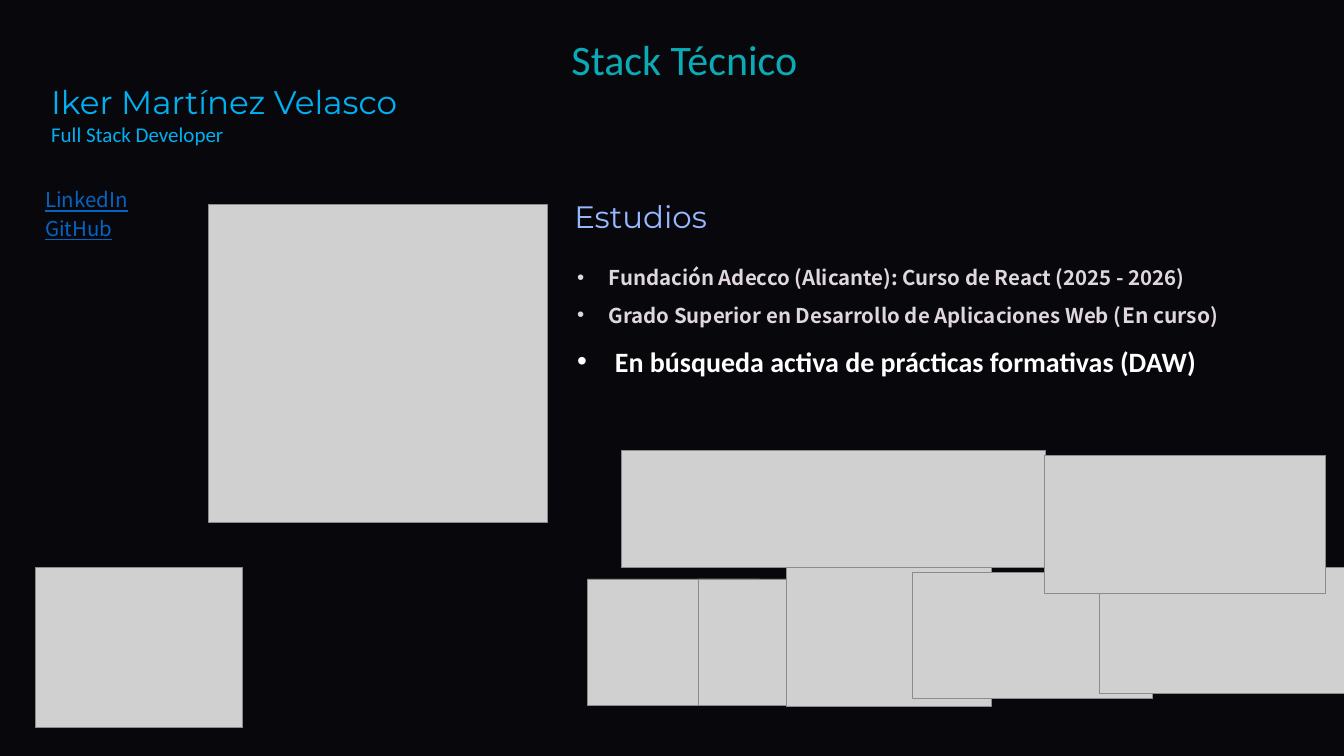
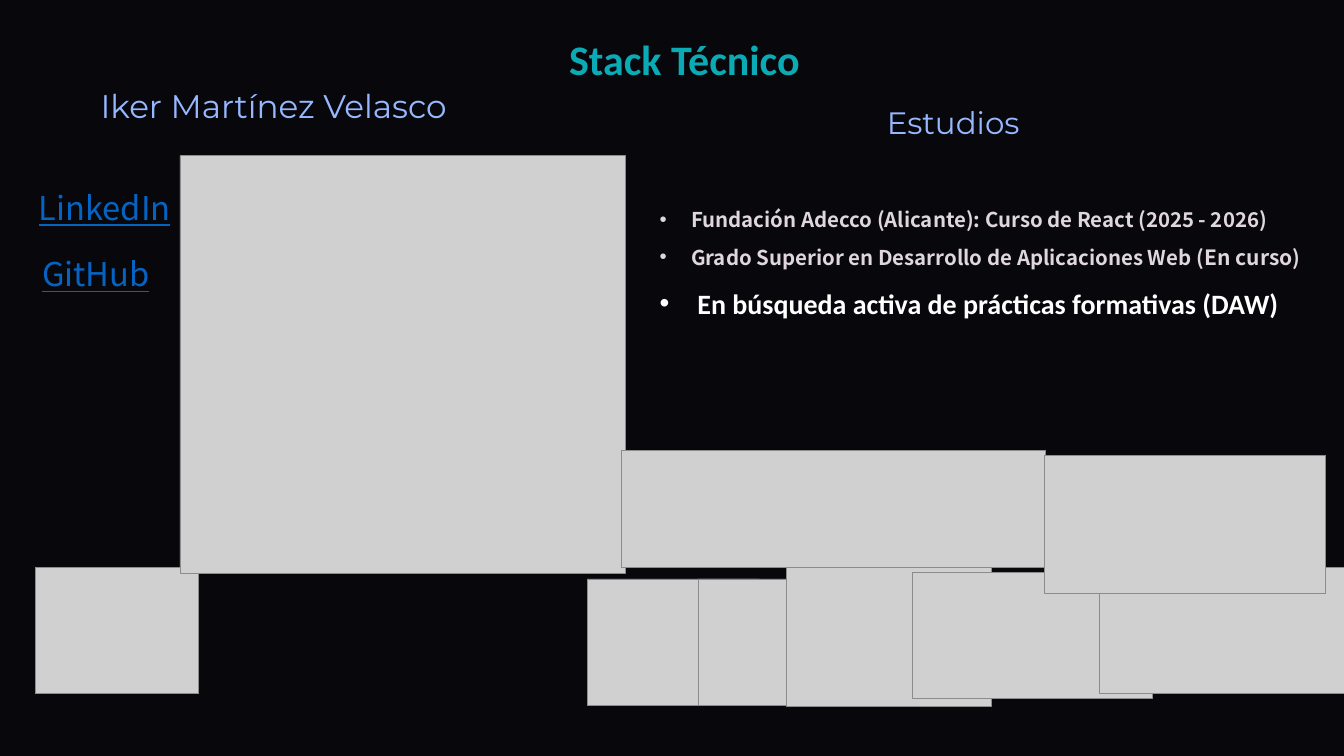
Before and after one commit to DavidCorredorMiguel/proyectogrupo2, a slide deck: slide 4 of Tech-and-Learn-Innovacion-y-Aprendizaje-en-E-commerce (1).pptx. Drawn at 1344x756 pixels with LibreOffice and Linux fonts; fonts in the diff are those of the drawing; grey boxes stand for pictures; background and template pictures are left out. Boxes give left, top, right and bottom in pixels: in the first picture for what was removed or moved away, otherwise in the second. Text is boxed around its words. In the diff, an @@ line names an element or a change of style, - is before the commit and + after.

```diff
--- a/Tech-and-Learn-Innovacion-y-Aprendizaje-en-E-commerce (1).pptx
+++ b/Tech-and-Learn-Innovacion-y-Aprendizaje-en-E-commerce (1).pptx
@@ rectangle removed at (0, 0, 1344, 756) @@
@@ text "Iker Martínez Velasco": place and size @@
-text "Iker Martínez Velasco" at (51, 89, 397, 146)
+text "Iker Martínez Velasco" at (101, 93, 446, 118)
@@ text "Iker Martínez Velasco" at (101, 93, 446, 118): text colour #00B0F0 to #97B8FF; alignment left to centre; vertical alignment top to middle @@
@@ text "Stack Técnico" at (569, 45, 800, 76): bold on @@
@@ text "Estudios": place and size @@
-text "Estudios" at (574, 205, 707, 228)
+text "Estudios" at (887, 111, 1020, 134)
@@ text at (51, 127, 224, 146): paragraph removed @@
-Full Stack Developer
@@ text "Fundación Adecco (Alicante): Curso de ...": place and size @@
-text "Fundación Adecco (Alicante): Curso de ..." at (609, 266, 1218, 377)
+text "Fundación Adecco (Alicante): Curso de ..." at (691, 208, 1301, 319)
@@ picture: place and size @@
-picture at (208, 204, 547, 522)
+picture at (180, 156, 625, 574)
@@ text "LinkedIn" at (39, 194, 171, 226): size 17.5 to 28 pt @@
@@ text "GitHub" at (42, 260, 149, 292): size 17.5 to 28 pt @@
@@ text "GitHub": place and size @@
-text "GitHub" at (45, 219, 112, 240)
+text "GitHub" at (42, 260, 149, 292)
@@ picture: place and size @@
-picture at (35, 568, 243, 728)
+picture at (35, 568, 199, 694)
```
Also in this commit, not shown: 9 other slides changed, 1 slide added.
